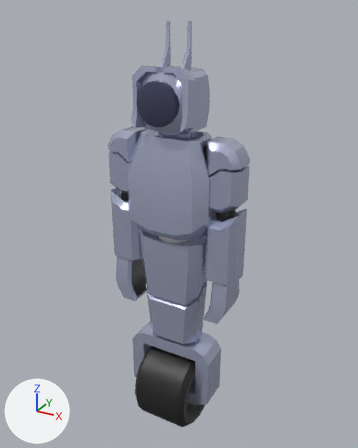
An edit to the FBX model Assets/models/goob and gur/GURT.fbx, drawn before and after from the same camera.
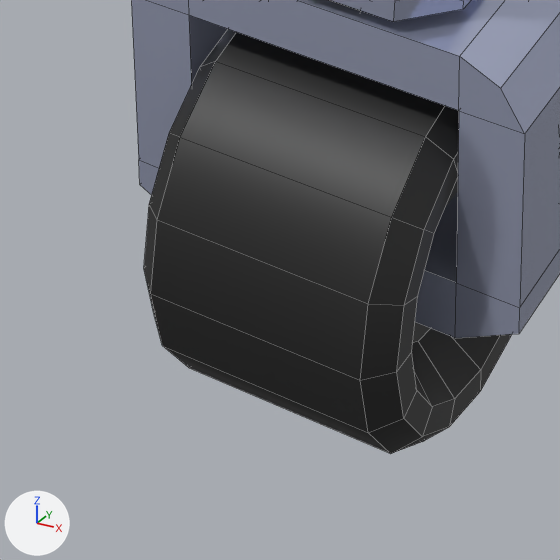
The first picture shows the older version from a 50 mm lens placed at (4.92, -8.79, 7.03), pointed at (-0.04, 0.23, 2.52). The close-ups show the older and then the newer version on the part from 30% to 60% of the width and 76% to 100% of the height of that picture. Only the edits that show in the close-ups are written down. The axes (+X, +Y, +Z) are drawn at lower left. The lights are the same throughout. The close-ups show mesh edges as thin lines. Where no turn or scale is listed for an object, it has been applied to the vertices.

The older version as bpy lines, for what is in view:
```python
me_cube_072 = bpy.data.meshes.new('Cube.072')
me_cube_072.from_pydata(...)  # 88 vertices, 74 faces; spans x -0.79..0.79, y -0.48..0.74, z -1.95..0.88
# faces by material slot: [68, 6]
me_cube_072.materials.append(mat_gurt_material)  # pale blue #c4cbe7
me_cube_072.materials.append(mat_black_color)  # black #1e1e1e
me_cube_074 = bpy.data.meshes.new('Cube.074')
me_cube_074.from_pydata(...)  # 160 vertices, 146 faces; spans x -1.05..1.05, y -1.0..1.0, z -2.27..0.15
# faces by material slot: [32, 114]
me_cube_074.materials.append(mat_gurt_material)  # pale blue #c4cbe7
me_cube_074.materials.append(mat_black_color)  # black #1e1e1e
ob_lower_torso = bpy.data.objects.new('lower torso', me_cube_072)
ob_lower_torso.location = (0.0, 0.0, 1.528)
ob_wheel = bpy.data.objects.new('WHEEL', me_cube_074)
ob_wheel.location = (0.0, 0.0, -0.464)
```
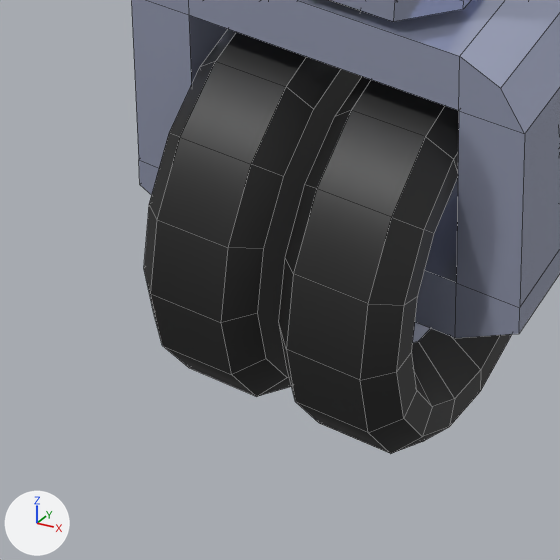
The change, as a list of edits to the scene's bpy script:
```text
Change me_cube_074:
    used by ob_wheel; location = (0.0, 0.0, -0.464)
    remove me_cube_074.from_pydata(...)  # 160 vertices, 146 faces; spans x -1.05..1.05, y -1.0..1.0, z -2.27..0.15
    add me_cube_074.from_pydata(...)  # 224 vertices, 196 faces; spans x -1.05..1.05, y -1.0..1.0, z -2.27..0.15
    me_cube_074 part 1: 64 vertices added at x -0.17..0.17, y -1.0..1.0, z -2.27..-0.27
    me_cube_074 part 2: 2 faces spanning x -0.44..0.44, y -0.54..0.54, z -1.81..-0.73 switch from mat_black_color (black #1e1e1e) to mat_gurt_material (pale blue #c4cbe7)
```

Boxes [x1, y1, x2, y2] around the edits, measured in the close-ups (560 x 560 px):
part 1 of me_cube_074, added (black)
    after: [151, 32, 445, 454]
part 2 of me_cube_074, recoloured
    both: [413, 178, 458, 343]
